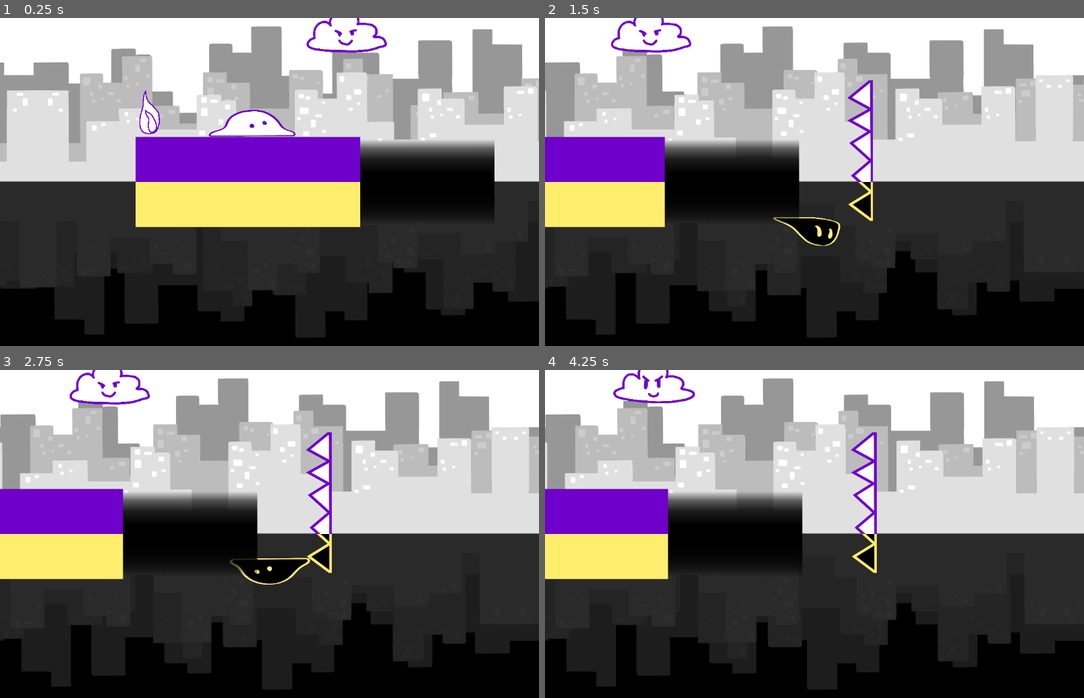
Above: before the commit, frames 1-4 (two rows, left to right).
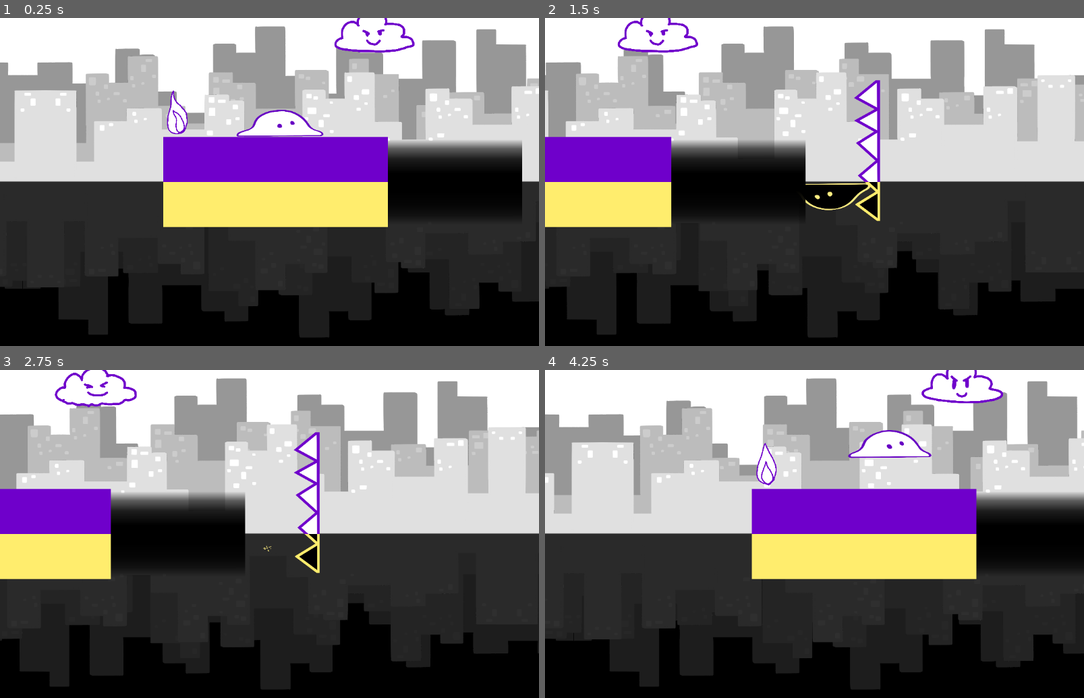
Above: after the commit, the same moments.

Repository: Globs-United/Project
Game: Godot game, scene res://lvl1_BACKUP_201505.tscn
Same seed, same stepped clock (60 frames per second), same inputs: the game is played once before the commit and once after it.
Inputs:
- Up to frame 1 (0.25 s): no input
- Up to frame 2 (1.5 s): hold Right (moveRight) from 0.53 s (still down); tap Space (jump) at 0.6, 0.77, 1.07 s; tap E (interact) at 1.35 s
- Up to frame 3 (2.75 s): tap Space (jump) at 1.52, 1.55, 1.82, 2.1 s; release Right (moveRight) at 2.03 s; hold Left (moveLeft) from 2.03 s (still down)
- Up to frame 4 (4.25 s): release Left (moveLeft) at 2.78 s; hold Right (moveRight) from 2.78 s (still down); tap E (interact) at 2.85 s; tap Space (jump) at 3.02, 3.05, 3.32, 3.6, 3.77, 4.07 s

The runs differ from the first frame. In frame 1, 13% of the frame differs, in the area x 0-100%, y 0-98%; in frame 2, 5.8%; in frame 3, 7.7%; in frame 4, 53%.

Commit message:
Adjust jump

Diff:
--- a/lvl2.tscn
+++ b/lvl2.tscn
@@ -13,7 +13,8 @@
 [node name="Lvl 2" type="Node2D"]
 
 [node name="Player" parent="." instance=ExtResource("1_aq45b")]
-position = Vector2(217, 302)
+z_index = 3
+position = Vector2(1309, 283)
 scale = Vector2(0.4, 0.4)
 
 [node name="Pit" parent="." instance=ExtResource("2_jukch")]
@@ -44,7 +45,7 @@
 scale = Vector2(0.07, 0.07)
 
 [node name="Sign" parent="." instance=ExtResource("9_jukch")]
-position = Vector2(198, 296)
+position = Vector2(208, 304)
 scale = Vector2(0.15, 0.15)
 text = "Use the WASD Keys to move!"
 
@@ -53,8 +54,8 @@
 scale = Vector2(0.25, 1)
 
 [node name="Wall7" parent="." instance=ExtResource("3_vcnes")]
-position = Vector2(1010, -24)
-scale = Vector2(0.25, 1)
+position = Vector2(1064, 101)
+scale = Vector2(0.25, 2.64)
 
 [node name="Wall3" parent="." instance=ExtResource("3_vcnes")]
 position = Vector2(598, 191)
@@ -64,11 +65,30 @@
 position = Vector2(816, 214)
 scale = Vector2(0.25, 2.56)
 
+[node name="Wall8" parent="." instance=ExtResource("3_vcnes")]
+position = Vector2(1790, 212)
+scale = Vector2(0.25, 2.68)
+
 [node name="Wall5" parent="." instance=ExtResource("3_vcnes")]
-position = Vector2(1358, 228)
+position = Vector2(1337, 216)
+scale = Vector2(5.56, 0.25)
+
+[node name="Wall9" parent="." instance=ExtResource("3_vcnes")]
+position = Vector2(2532, 120)
 scale = Vector2(3, 0.25)
 
 [node name="Wall6" parent="." instance=ExtResource("3_vcnes")]
-position = Vector2(1099, 135)
-rotation = 0.778565
-scale = Vector2(2.5, 0.25)
+position = Vector2(1371, 87)
+scale = Vector2(1.46, 0.25)
+
+[node name="Wall10" parent="." instance=ExtResource("3_vcnes")]
+position = Vector2(1759, 74)
+scale = Vector2(0.900002, 0.25)
+
+[node name="Wall11" parent="." instance=ExtResource("3_vcnes")]
+position = Vector2(1755, 278)
+scale = Vector2(0.900002, 0.25)
+
+[node name="Wall12" parent="." instance=ExtResource("3_vcnes")]
+position = Vector2(1110, 154)
+scale = Vector2(0.900002, 0.25)
--- a/scripts/camera_2d.gd
+++ b/scripts/camera_2d.gd
@@ -3,6 +3,9 @@
 var screen_size;
 
 func _process(delta: float) -> void:
-	screen_size = get_viewport_rect().size
-	#$".".position.y = get_node("../Player").position.y
-	$".".position.x = max(get_node("../Player").position.x, screen_size.x / 4);
+	screen_size = get_viewport_rect().size;
+	var newX = max(get_node("../Player").position.x, screen_size.x / 4);
+	var newY = position.y; #get_node("../Player").position.y;
+
+	position.x = position.x + 0.1 * (newX - position.x);
+	position.y = position.y + 0.1 * (newY - position.y);
--- a/scripts/playerKate.gd
+++ b/scripts/playerKate.gd
@@ -1,9 +1,9 @@
 extends CharacterBody2D
 
-const SPEED = 300.0;
+const SPEED = 250.0;
 const FRICTION = 30.0;
 const JUMP_VELOCITY = -300.0;
-const TERMINAL_VELOCITY = 1000
+const TERMINAL_VELOCITY = 500
 var gravity = ProjectSettings.get_setting("physics/2d/default_gravity");
 
 var is_on_floor_custom = false;
@@ -50,42 +50,6 @@
 		#double checks if jumping
 		if -1*sign(gravity) == sign(velocity.y):
 			playerstate = "jump"
-	if is_on_floor_custom:
-		jumpTime = jumpTimeMax;
-	else:
-		jumpTime -= delta * 1e3;
-
-	# Handle jump.
-
-	# Add jump preparation time before jump to account for that one animation frame
-	# where the blob tries to jump
-	# The blob accelerates upwards slowly during this wait time before immediately going up
-	# Can be easily commented out and restored to old version
-	if Input.is_action_just_pressed("jump") and jumpTime > 0:
-		# Comment out below line to undo jump preparation!
-		jumpTime = 0;
-		prepareJump = true;
-		$AnimatedSprite2D.frame = 0;
-	else:
-		if prepareJump:
-			jumpTime = 0;
-			if $AnimatedSprite2D.frame >= 1:
-				velocity.y = jump_velocity()
-				prepareJump = false;
-			else:
-				velocity.y += jump_velocity() * 0.12
-	#"""# End jump preparation toggle
-
-
-	# dynamic jump, only letting occur once due to spamming == flying
-	# Temporarily removed because it wasn't working
-	#Kate: I see why it didn't work, jump_check wasn't where button is pressed as well
-	"""
-	if Input.is_action_just_released("jump") and velocity.y < 0:
-		if not jump_check:
-			velocity.y = JUMP_VELOCITY / 2
-		jump_check = true
-	"""
 
 	#I moved the horizontal flip so it applies on all nodes, not just walking
 	#??? their relative x positions==0 means that only the visible sprite needs to flip
@@ -105,17 +69,13 @@
 	# As good practice, you should replace UI actions with custom gameplay actions.
 	var direction := Input.get_axis("moveLeft", "moveRight")
 
+	velocity.x *= 0.8
 	if direction:
-		velocity.x = direction * SPEED
-	else:
-		# Add sign of self to prevent getting to 0
-		# prevents animation sprite direction from switching after stopping
-		velocity.x = move_toward(velocity.x, 0, FRICTION) + 0.01 * sign(velocity.x)
+		velocity.x += 0.35 * direction * SPEED
+
 	if abs(velocity.y) > TERMINAL_VELOCITY:
 		velocity.y = TERMINAL_VELOCITY*sign(velocity.y)
 	playeranim(delta);
-	# replace move and slide so I can handle the collisions manually and add bouncing
-	position += velocity * delta;
 
 	# Handle collisions
 	var collision_info = move_and_collide(velocity * delta);
@@ -126,8 +86,24 @@
 		if(!(velocity.y * downDir > 0 && velocityTemp.y * downDir < 0)):
 			velocity = velocityTemp;
 		else:
-			velocity.y = 0;
+			#velocity.y = 0;
 			is_on_floor_custom = true;
+
+	# replace move and slide so I can handle the collisions manually and add bouncing
+
+	if is_on_floor_custom:
+		jumpTime = jumpTimeMax;
+	else:
+		jumpTime -= delta * 1e3;
+
+	if Input.is_action_just_pressed("jump") and jumpTime > 0:
+		# Comment out below line to undo jump preparation!
+		jumpTime = 0;
+		velocity.y = jump_velocity()
+		prepareJump = false;
+		playerstate = "jump"
+
+	position += velocity * delta;
 
 
 
